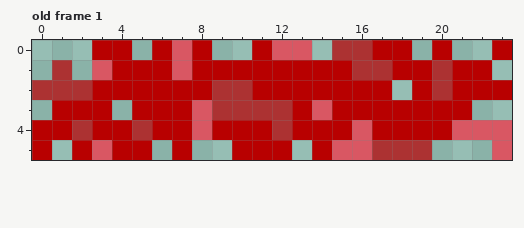
Edited in one commit: pixel-art file (ase/Splatter.ase). Above, as it was before the edit.
24x6 pixels, 1 frame. Shown: old frame 1. The commit also changed other frames, which this record leaves out.
The result:
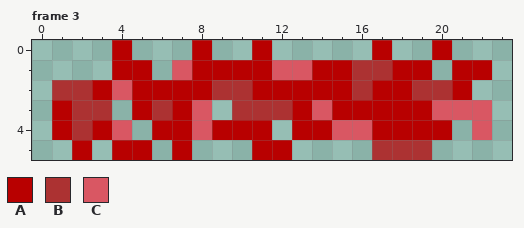
Palette (. is transparent): A #b80000  B #ac3232  C #d95763
A new or re-ordered frame is compared with the old frame closest to it.
Message: Updated Splatter sprite to be animated and fixed exported sprite of saw.
Changes in this commit:
frames 1 -> 4
Frame 3 is new; against old frame 1:
The author put colour A in row 2 at x 18.
Colour A becomes colour B in row 2 at x 16 and 19; in row 3 at x 2 to 3 and 6.
The author put colour C in row 3 at x 22.
Colour A becomes colour C in row 1 at x 12 to 13; in row 2 at x 4; in row 3 at x 20 to 21; in row 4 at x 4 and 15.
Colour A is gone in row 0 at x 3, 6, 18 and 23; in row 1 at x 6; in row 2 at x 22 to 23; in row 4 at x 0; in row 5 at x 0, 10 and 14.
Colour B is gone in row 0 at x 15 to 16; in row 1 at x 1 and 20; in row 2 at x 0; in row 3 at x 9; in row 4 at x 5 and 12.
Colour C is gone in row 0 at x 7 and 12 to 13; in row 1 at x 3; in row 4 at x 21 and 23; in row 5 at x 3, 15 to 16 and 23.
Changed places in both pictures, as pixel boxes (x1, y1, x2, y2):
changed: (32, 40, 512, 160)
